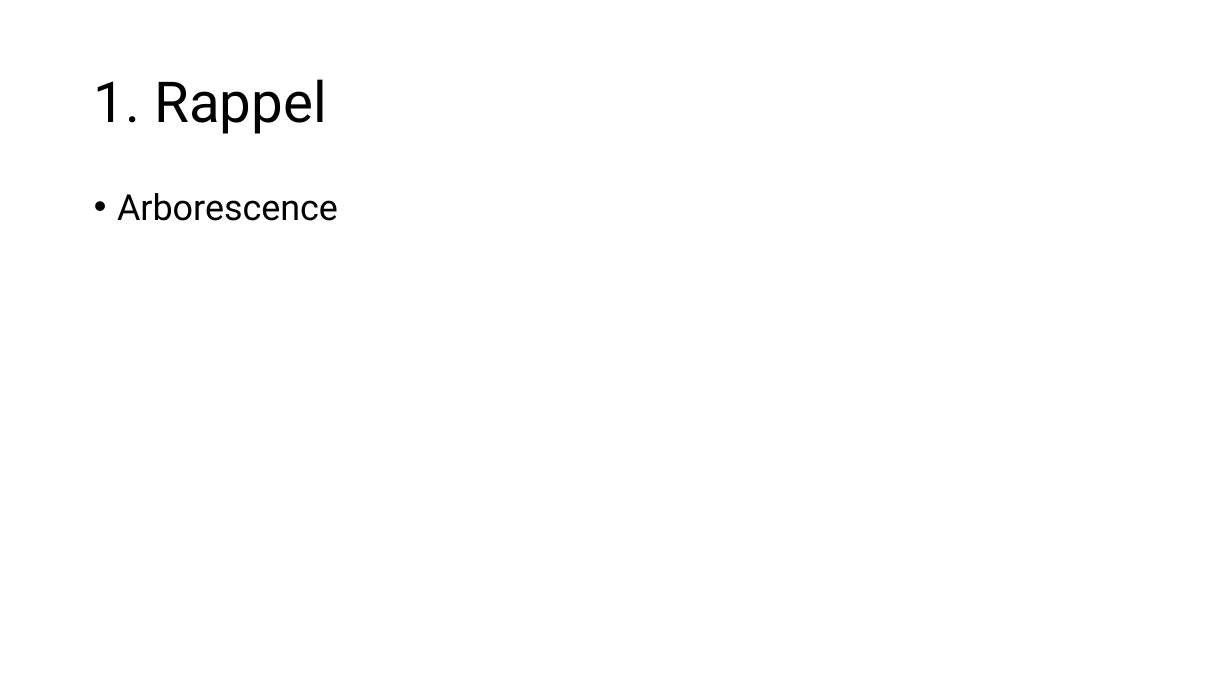
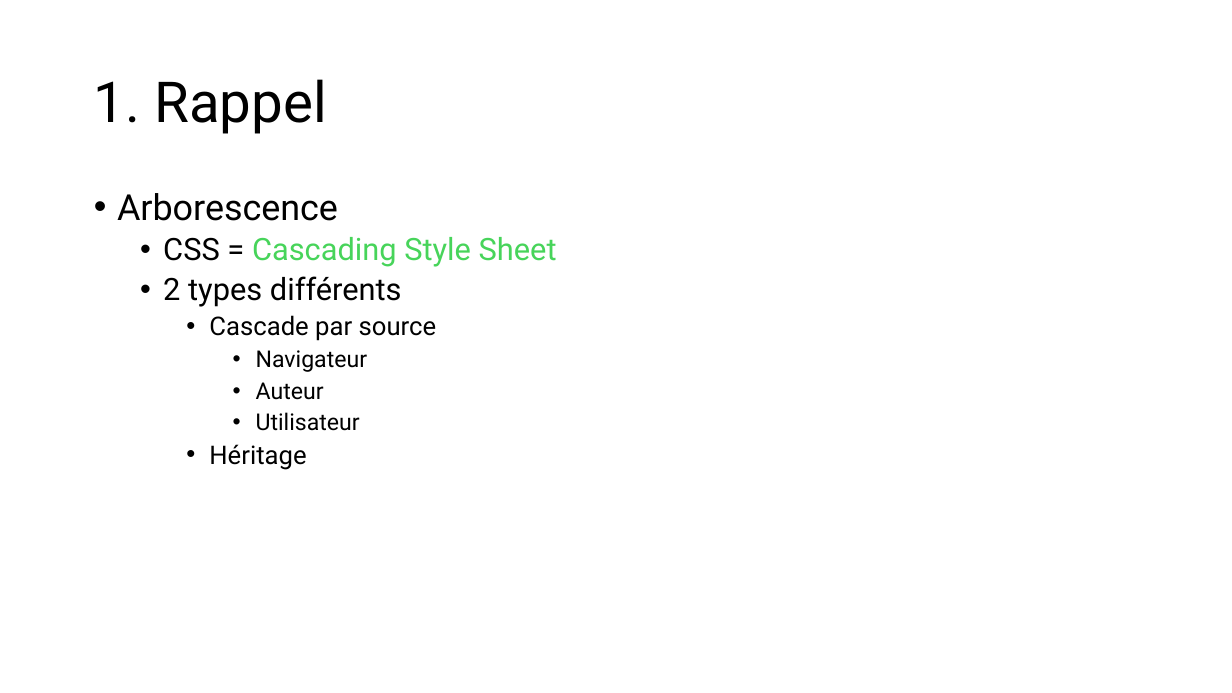
Before and after one commit to LJKhnor/Chapitre-4, a slide deck: slide 10 of Chapitre 4.pptx (slide 8 before the commit). Drawn at 1232x693 pixels with LibreOffice and Linux fonts; fonts in the diff are those of the drawing. Boxes give left, top, right and bottom in pixels: in the first picture for what was removed or moved away, otherwise in the second. Text is boxed around its words. In the diff, an @@ line names an element or a change of style, - is before the commit and + after.

Commit message:
ajout des slides de rappel + fin de git

```diff
--- a/Chapitre 4.pptx
+++ b/Chapitre 4.pptx
@@ text at (163, 237, 557, 470): paragraphs added @@
+  • CSS = Cascading Style Sheet
+  • 2 types différents
+    • Cascade par source
+      • Navigateur
+      • Auteur
+      • Utilisateur
+    • Héritage
```
Also in this commit, not shown: 10 other slides changed, 14 slides added, 22 slides removed.
